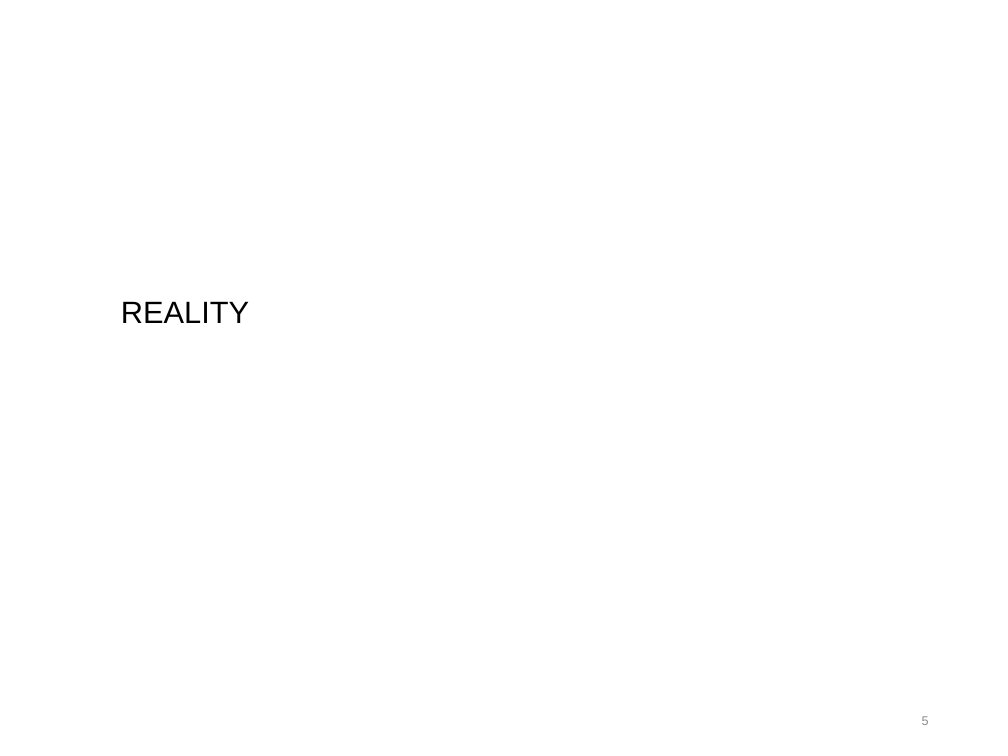
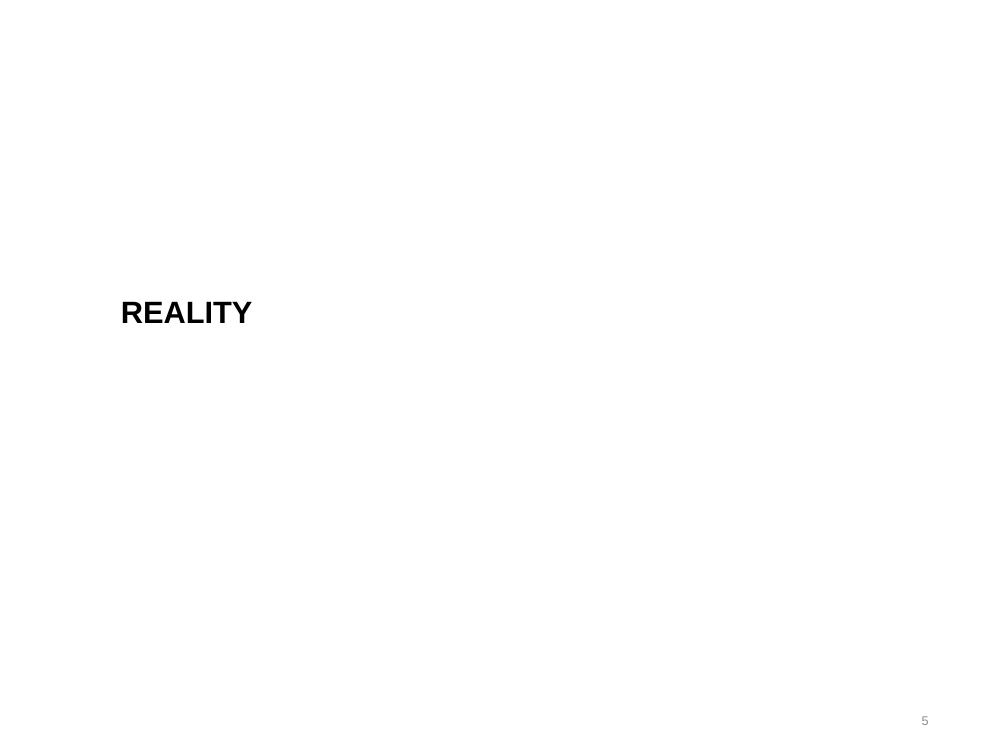
Before and after one commit to wdna-com/front-end-best-practices-slides, a slide deck: slide 5 of JavaScript Best Practices.pptx. Drawn at 1008x756 pixels with LibreOffice and Linux fonts; fonts in the diff are those of the drawing; background and template pictures are left out. Boxes give left, top, right and bottom in pixels: in the first picture for what was removed or moved away, otherwise in the second. Text is boxed around its words. In the diff, an @@ line names an element or a change of style, - is before the commit and + after.

```diff
--- a/JavaScript Best Practices.pptx
+++ b/JavaScript Best Practices.pptx
@@ text "REALITY" at (x1=121, y1=301, x2=252, y2=323): bold on @@
```
Also in this commit, not shown: 8 other slides changed, 4 slides added, 3 slides removed.
